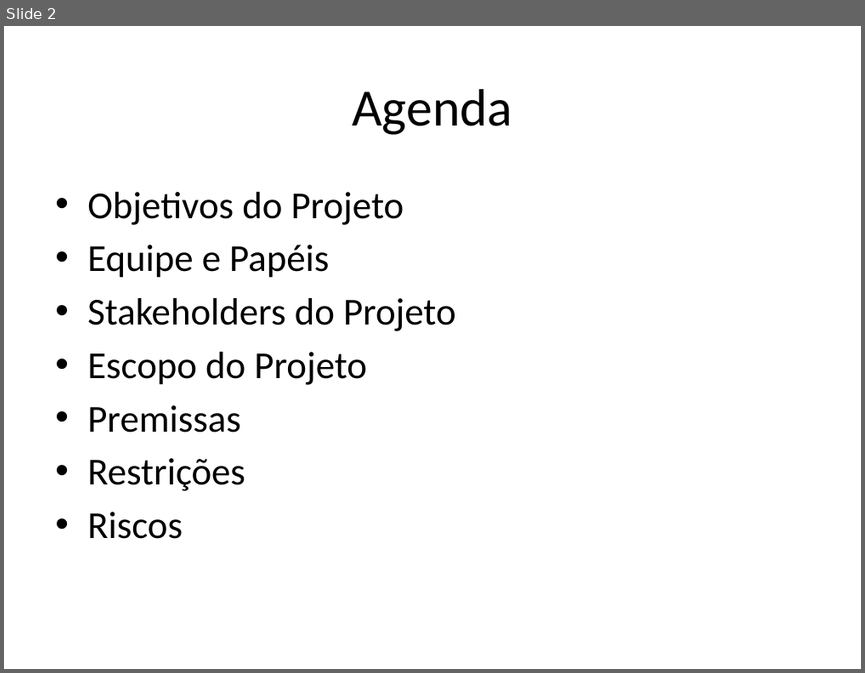
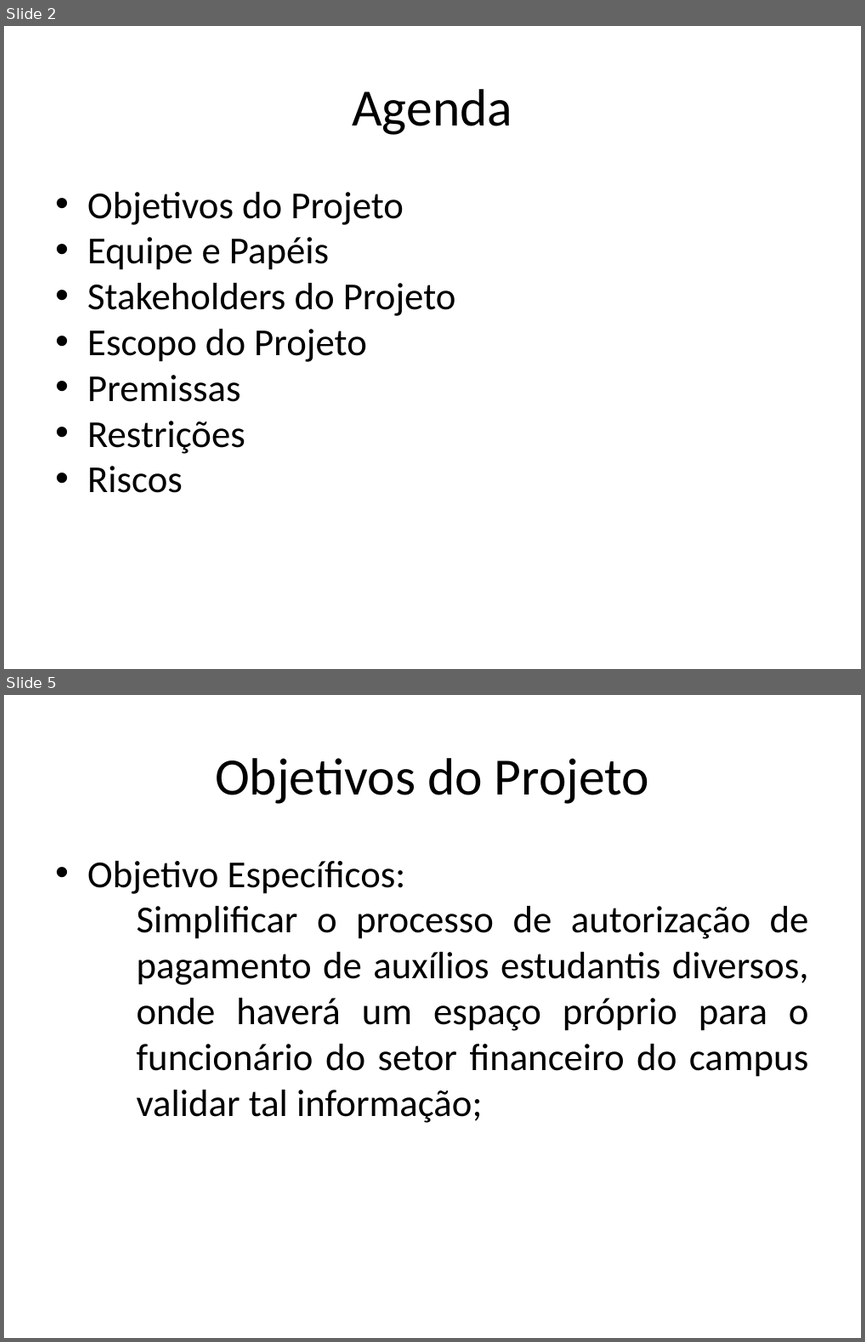
Before and after one commit to amslv/SIGEAS, a slide deck: 01-PROJETO-2015.2/01-GERENCIA DE PROJETO/Plano_de_Projeto.pptx. Shown one above the other, each under a label of ours: slide 2 before the commit, slides 2 and 5 after it; the slides between them are not shown. The pictures are 865x673 and 865x1342 pixels, drawn with LibreOffice and Linux fonts; fonts in the diff are those of the drawing. Boxes give left, top, right and bottom in pixels: in the first picture for what was removed or moved away, otherwise in the second. Text is boxed around its words. In the diff, an @@ line names an element or a change of style, - is before the commit and + after.

Commit message:
Versão 0.1 do Plano de Projeto

```diff
--- a/01-PROJETO-2015.2/01-GERENCIA DE PROJETO/Plano_de_Projeto.pptx
+++ b/01-PROJETO-2015.2/01-GERENCIA DE PROJETO/Plano_de_Projeto.pptx
@@ slide 5 added at (x1=4, y1=695, x2=861, y2=1338), background #FFFFFF @@
@@ text added at (x1=215, y1=758, x2=649, y2=804), 44 pt, text #000000 @@
+Objetivos do Projeto
@@ text added at (x1=87, y1=861, x2=809, y2=1123), 32 pt, text #000000 @@
+• Objetivo Específicos:
+  − Simplificar o processo de autorização de pagamento de auxílios estudantis diversos, onde haverá um espaço próprio para o funcionário do setor financeiro do campus validar tal informação;
@@ slide 2 changed as well @@
@@ text "Objetivos do Projeto" at (x1=87, y1=192, x2=456, y2=493): indent changed; less space between paragraphs @@
```
Also in this commit, not shown: 8 other slides changed, 7 other slides added, 2 other files.
